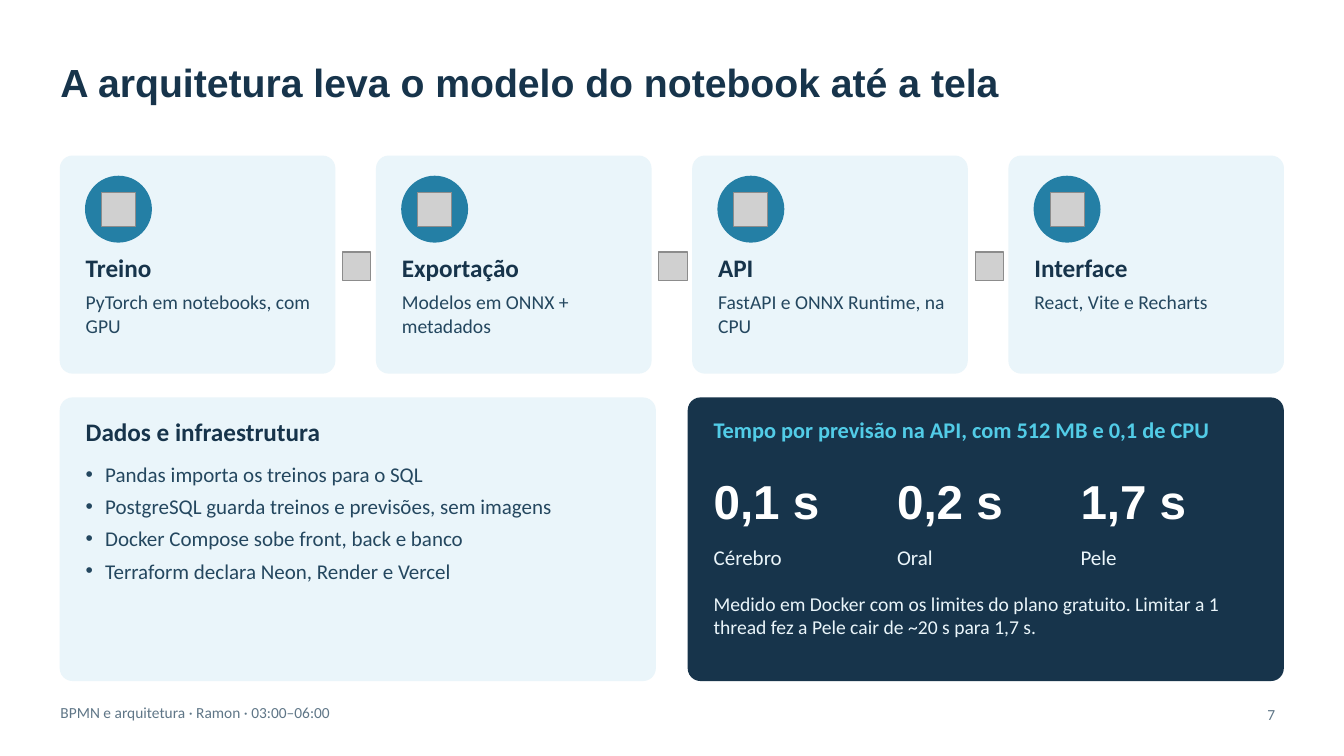
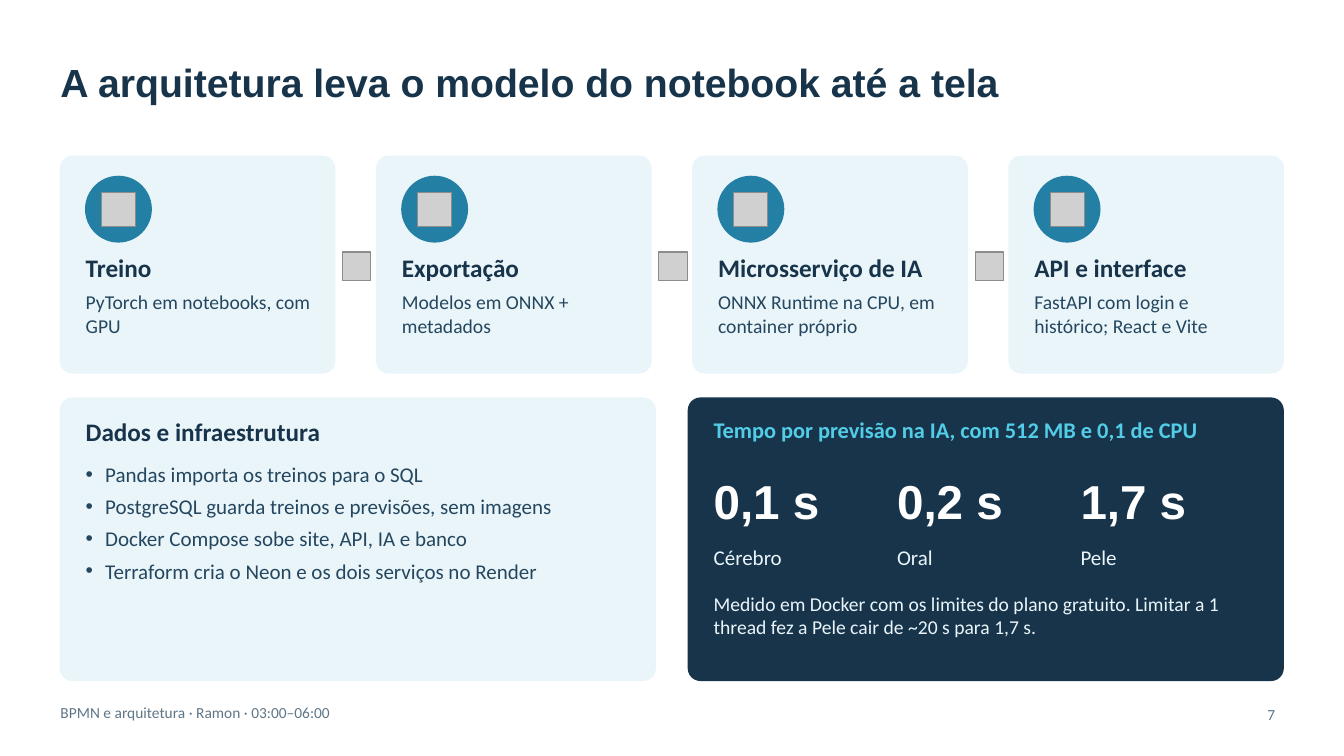
Before and after one commit to joaopgf/PixoraMed, a slide deck: slide 7 of docs/PixoraMed_apresentacao_banca.pptx. Drawn at 1344x756 pixels with LibreOffice and Linux fonts; fonts in the diff are those of the drawing; grey boxes stand for pictures; background and template pictures are left out. Boxes give left, top, right and bottom in pixels: in the first picture for what was removed or moved away, otherwise in the second. Text is boxed around its words. In the diff, an @@ line names an element or a change of style, - is before the commit and + after.

```diff
--- a/docs/PixoraMed_apresentacao_banca.pptx
+++ b/docs/PixoraMed_apresentacao_banca.pptx
@@ text at box(718, 259, 922, 282): text changed @@
-API
+Microsserviço de IA
@@ text at box(1034, 259, 1187, 277): text changed @@
-Interface
+API e interface
@@ text at box(718, 295, 934, 336): text changed @@
-FastAPI e ONNX Runtime, na CPU
+ONNX Runtime na CPU, em container próprio
@@ text at box(1034, 295, 1208, 335): text changed @@
-React, Vite e Recharts
+FastAPI com login e histórico; React e Vite
@@ text at box(714, 422, 1197, 442): text changed @@
-Tempo por previsão na API, com 512 MB e 0,1 de CPU
+Tempo por previsão na IA, com 512 MB e 0,1 de CPU
@@ text at box(105, 531, 536, 583): text changed @@
-• Docker Compose sobe front, back e banco
-• Terraform declara Neon, Render e Vercel
+• Docker Compose sobe site, API, IA e banco
+• Terraform cria o Neon e os dois serviços no Render
```
Also in this commit, not shown: 1 other slide changed.
